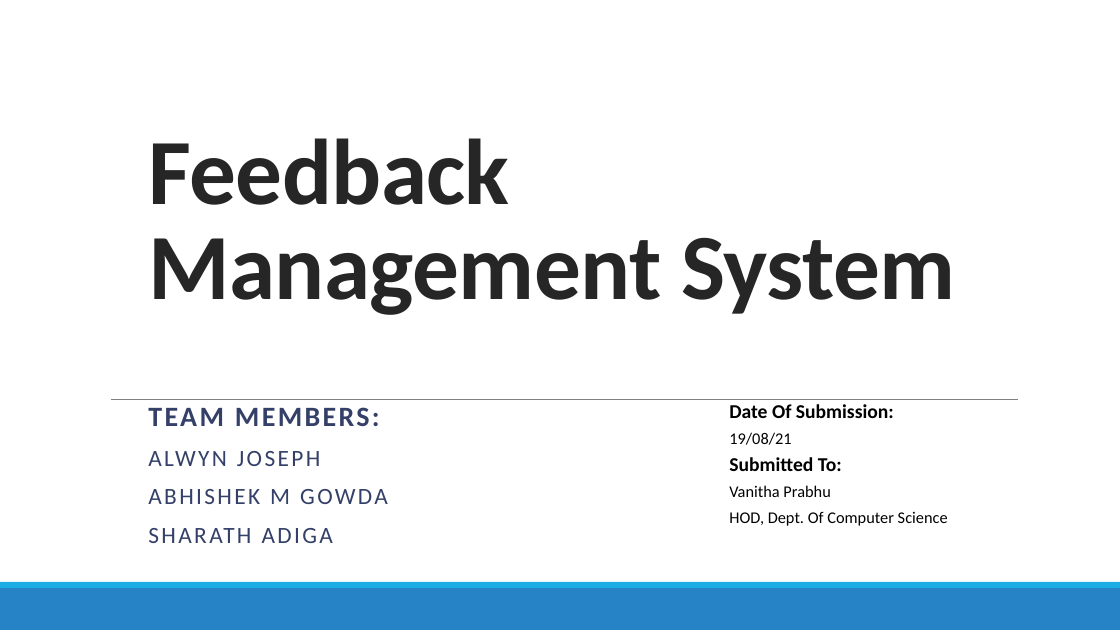
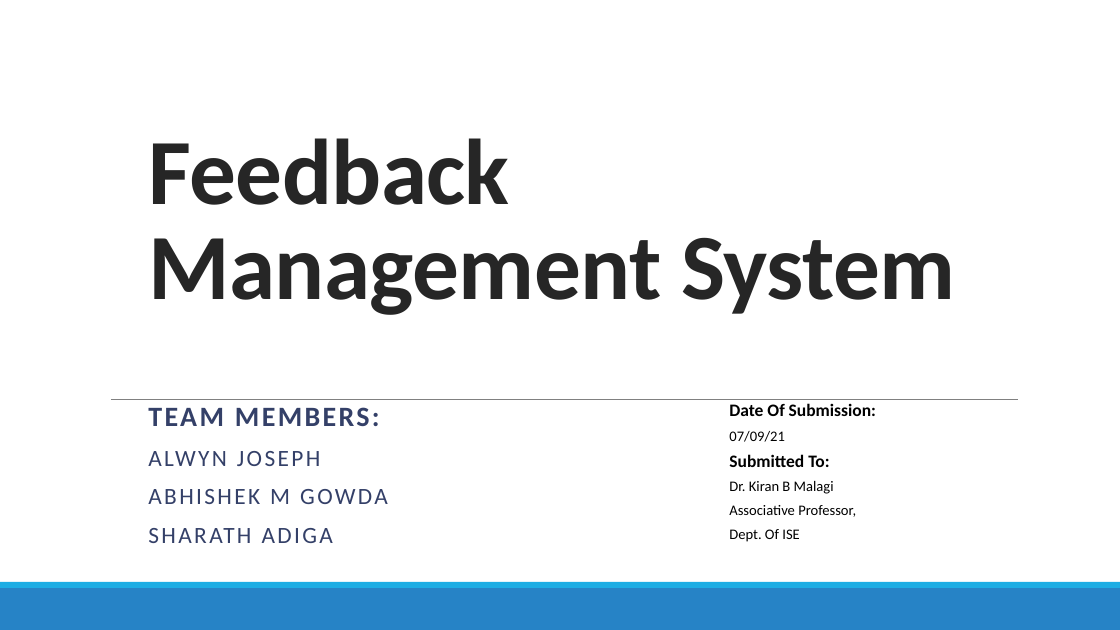
Before and after one commit to Alwyn-Joseph/FeedbackMs, a slide deck: slide 1 of Documentation/Feedback Management System.pptx. Drawn at 1120x630 pixels with LibreOffice and Linux fonts; fonts in the diff are those of the drawing. Boxes give left, top, right and bottom in pixels: in the first picture for what was removed or moved away, otherwise in the second. Text is boxed around its words. In the diff, an @@ line names an element or a change of style, - is before the commit and + after.

```diff
--- a/Documentation/Feedback Management System.pptx
+++ b/Documentation/Feedback Management System.pptx
@@ text at (729,403,876,416): size 16.8 to 15 pt in "Date Of Submission:", "Submitted To:" @@
@@ text at (729,431,785,442): text changed; size 14 to 12.5 pt @@
-19/08/21
+07/09/21
@@ text at (729,481,834,542): text changed; size 14 to 12.5 pt @@
-Vanitha Prabhu
-HOD, Dept. Of Computer Science
+Dr. Kiran B Malagi
+Associative Professor,
+Dept. Of ISE
```
Also in this commit, not shown: 5 other slides changed, 1 slide added, 57 other files.
